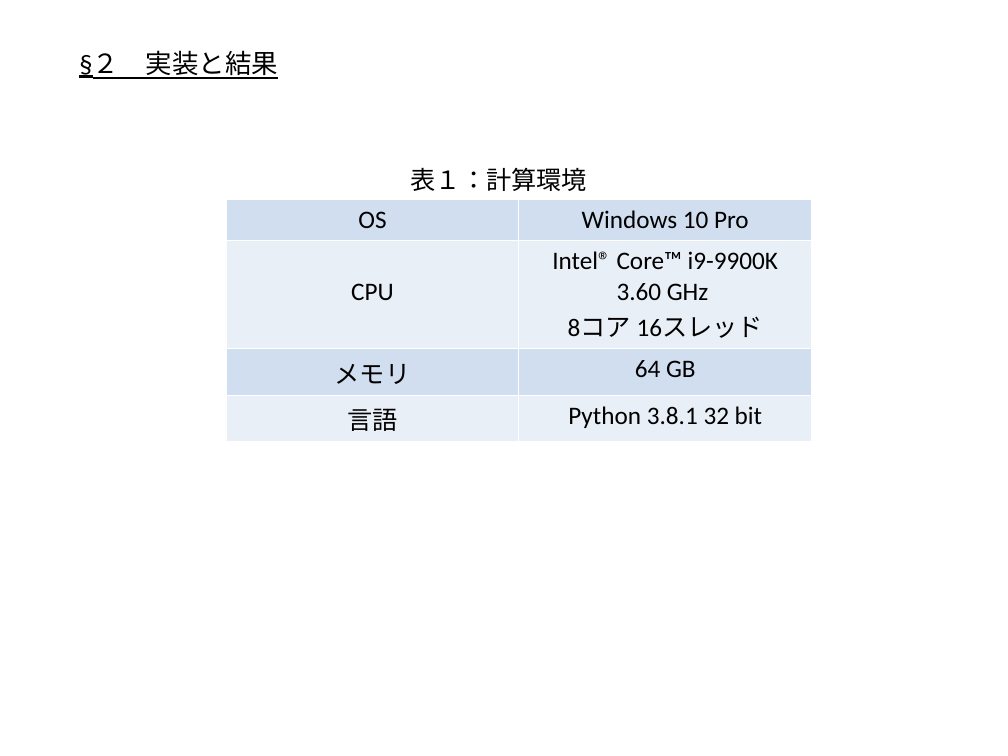
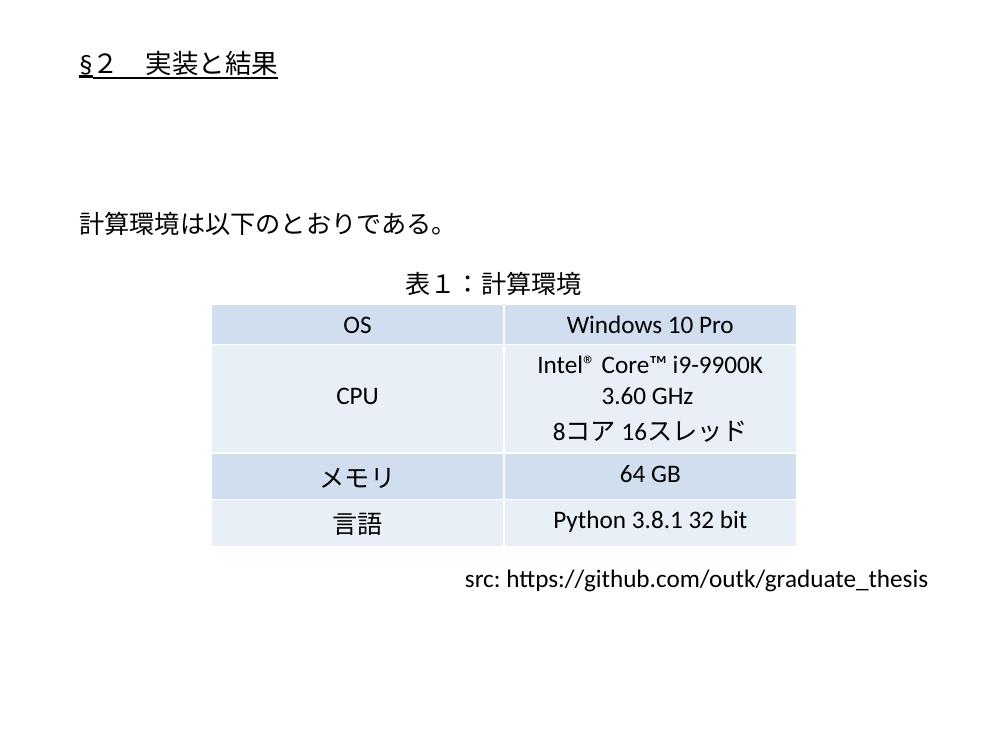
Before and after one commit to outk/graduate_thesis, a slide deck: slide 41 of 量子状態トモグラフィー.pptx (slide 37 before the commit). Drawn at 1008x756 pixels with LibreOffice and Linux fonts; fonts in the diff are those of the drawing; grey boxes stand for pictures. Boxes give left, top, right and bottom in pixels: in the first picture for what was removed or moved away, otherwise in the second. Text is boxed around its words. In the diff, an @@ line names an element or a change of style, - is before the commit and + after.

Commit message:
I modified presentation slides.

```diff
--- a/量子状態トモグラフィー.pptx
+++ b/量子状態トモグラフィー.pptx
@@ text added at <box>79,212,928,592</box>, 18 pt, text #000000 @@
+計算環境は以下のとおりである。
+src: https://github.com/outk/graduate_thesis
@@ text "表１：計算環境": place and size @@
-text "表１：計算環境" at <box>411,167,587,191</box>
+text "表１：計算環境" at <box>405,271,581,295</box>
@@ table: place and size @@
-table at <box>226,200,812,435</box>
+table at <box>211,304,797,539</box>
```
Also in this commit, not shown: 11 other slides changed, 7 slides added, 2 slides removed.
